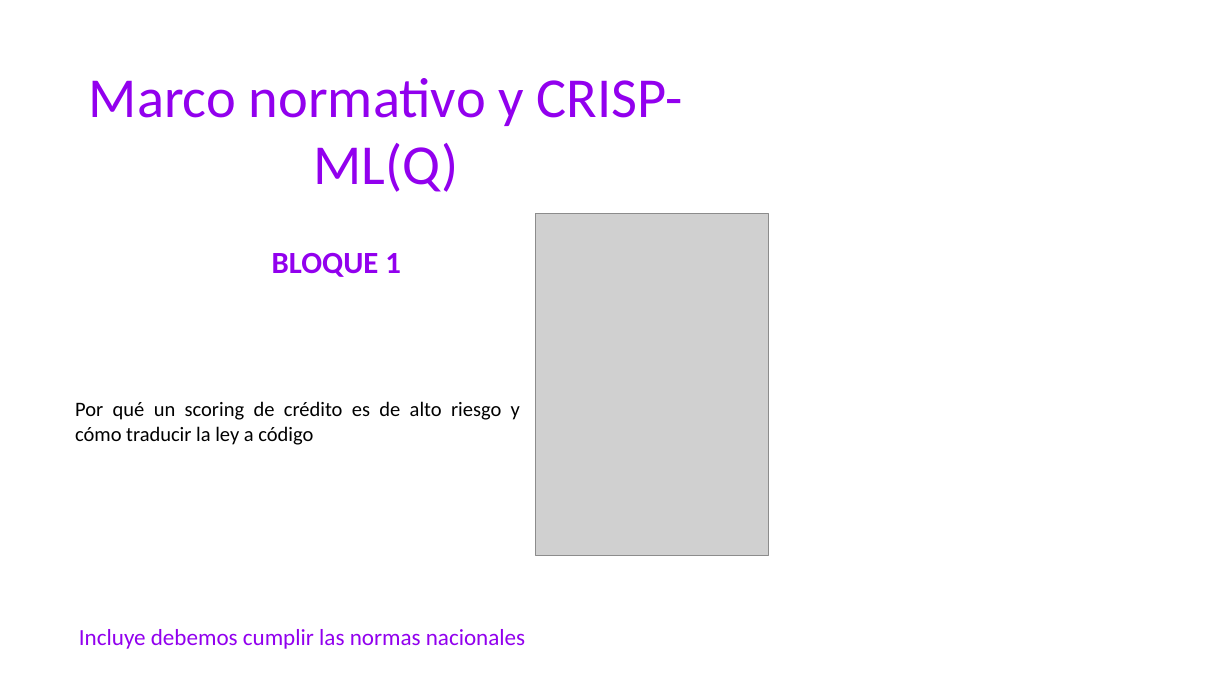
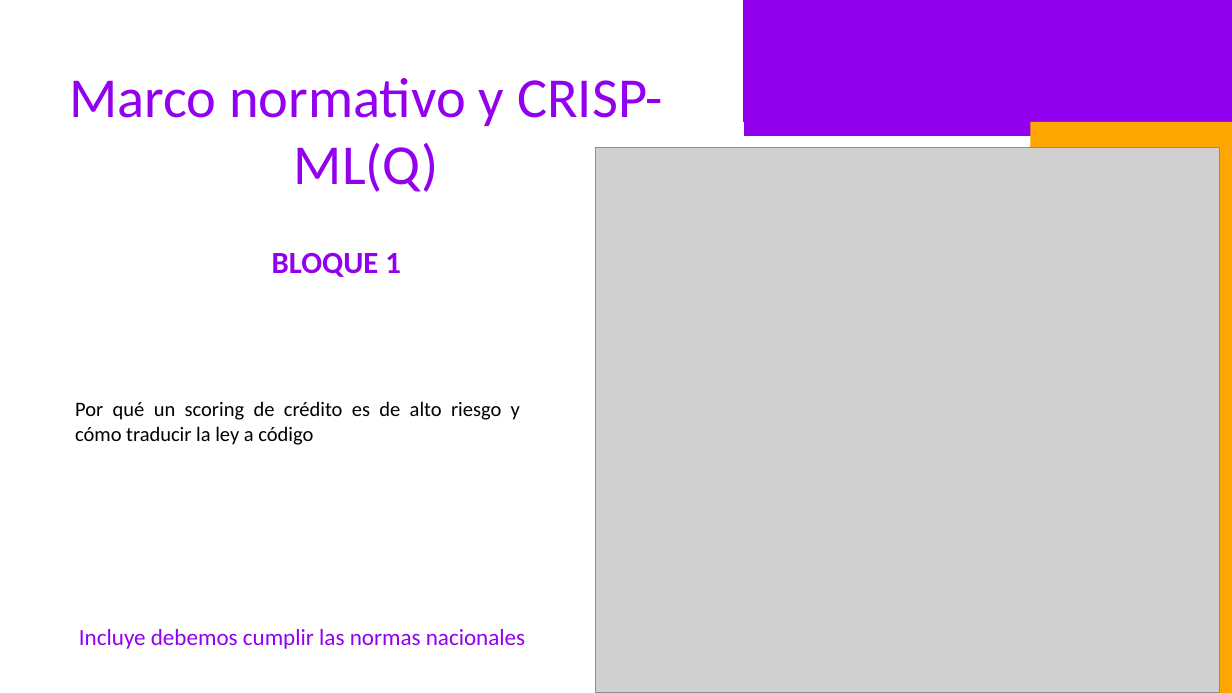
Before and after one commit to adiacla/Conferencia-42001-con-MLFlow-y-DVC, a slide deck: slide 3 of Presentacion/Taller_MLOps_CRISP-ML_Q_Presentacion_con_notas.pptx. Drawn at 1232x693 pixels with LibreOffice and Linux fonts; fonts in the diff are those of the drawing; grey boxes stand for pictures; background and template pictures are left out. Boxes give left, top, right and bottom in pixels: in the first picture for what was removed or moved away, otherwise in the second. Text is boxed around its words. In the diff, an @@ line names an element or a change of style, - is before the commit and + after.

Commit message:
Carga inicial del proyecto 2

```diff
--- a/Presentacion/Taller_MLOps_CRISP-ML_Q_Presentacion_con_notas.pptx
+++ b/Presentacion/Taller_MLOps_CRISP-ML_Q_Presentacion_con_notas.pptx
@@ freeform shape added at (744,0,1232,122), fill #9200EE @@
@@ rectangle added at (744,0,1232,136), fill #9200EE @@
@@ text "Marco normativo y CRISP-ML(Q)": place and size @@
-text "Marco normativo y CRISP-ML(Q)" at (89,78,683,192)
+text "Marco normativo y CRISP-ML(Q)" at (69,78,663,192)
@@ picture added at (596,147,1220,693) @@
@@ freeform shape added at (1031,145,1232,693), fill #FFA502 @@
@@ rectangle added at (1031,122,1232,693), fill #FFA502 @@
@@ picture removed at (536,213,768,555) @@
```
